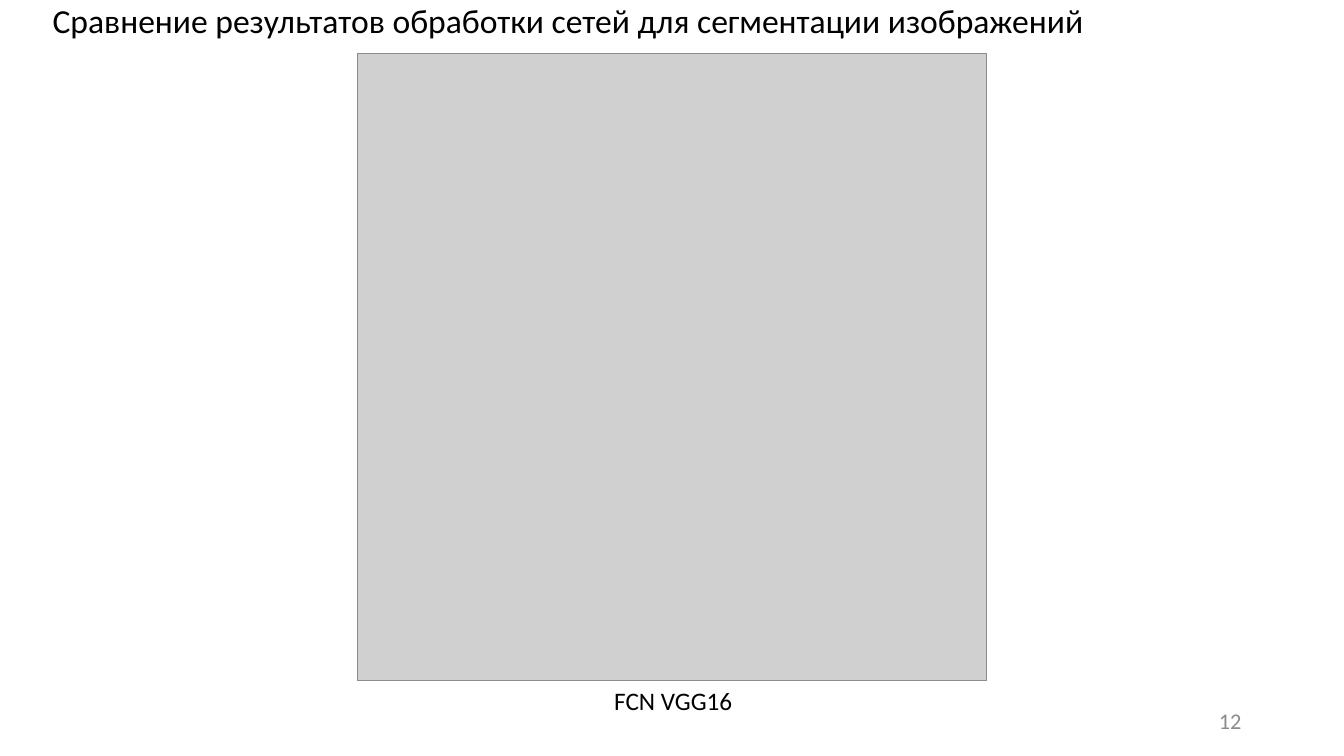
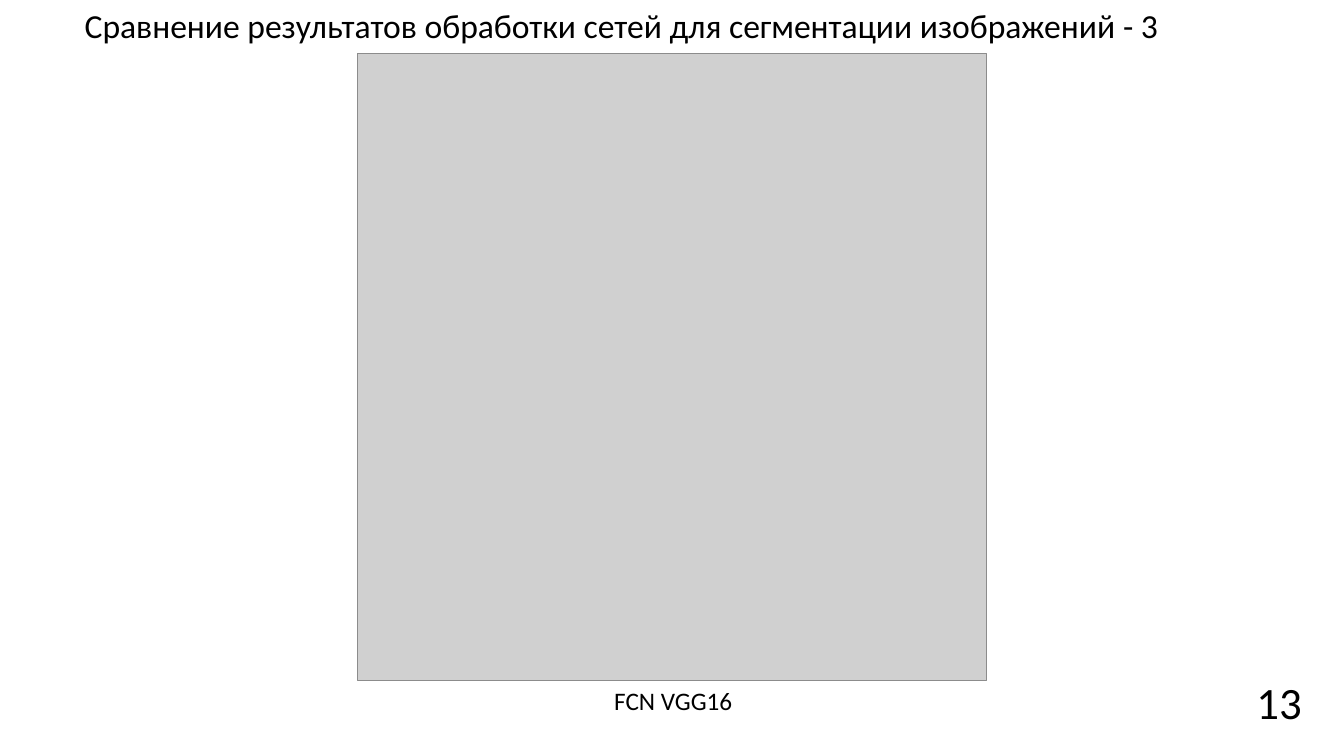
Before and after one commit to JacKira/Airbus_ship_detection, a slide deck: slide 13 of Отчет/ВКР презентация.pptx (slide 12 before the commit). Drawn at 1344x756 pixels with LibreOffice and Linux fonts; fonts in the diff are those of the drawing; grey boxes stand for pictures. Boxes give left, top, right and bottom in pixels: in the first picture for what was removed or moved away, otherwise in the second. Text is boxed around its words. In the diff, an @@ line names an element or a change of style, - is before the commit and + after.

```diff
--- a/Отчет/ВКР презентация.pptx
+++ b/Отчет/ВКР презентация.pptx
@@ text at [85,15,1158,44]: text changed @@
-Сравнение результатов обработки сетей для сегментации изображений
+Сравнение результатов обработки сетей для сегментации изображений - 3
@@ page number at [1256,690,1301,720]: text changed; size 16 to 32 pt; text colour #8C8C8C to #000000 @@
-12
+13
```
Also in this commit, not shown: 11 other slides changed, 1 slide added, 1 other file.
